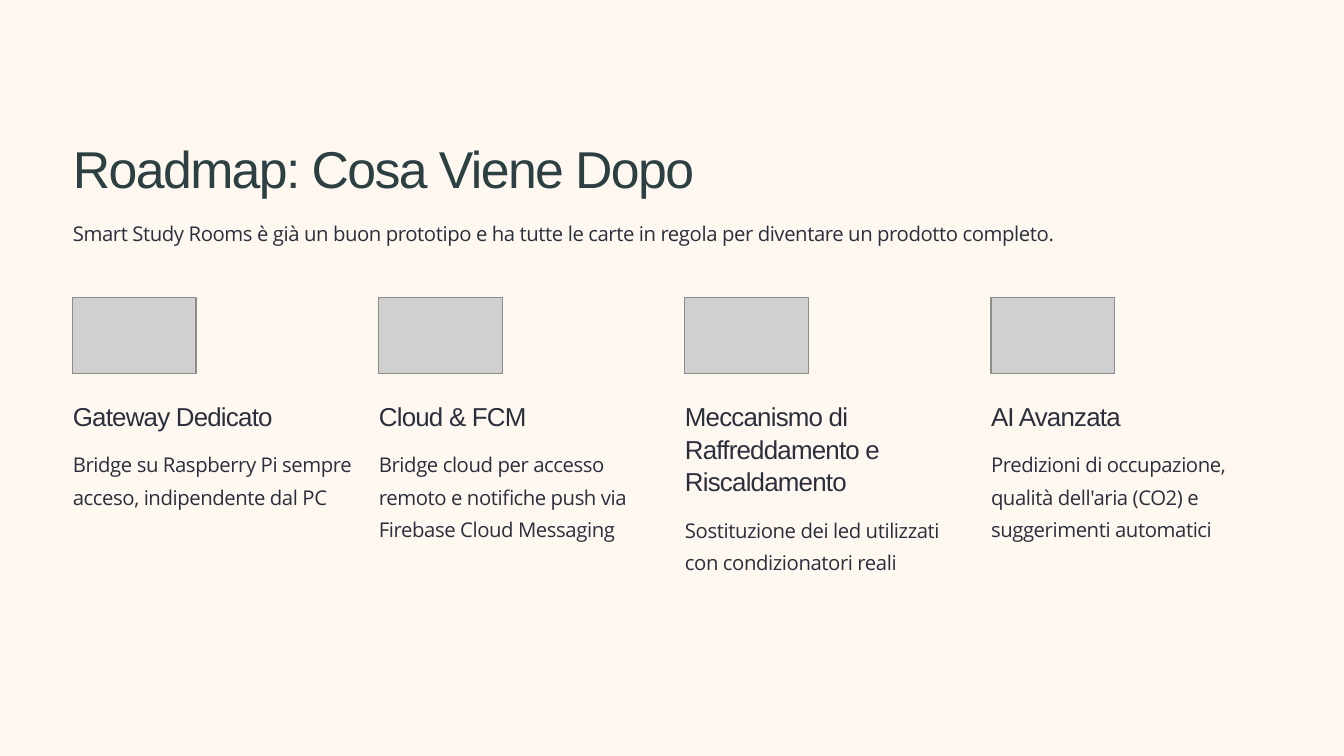
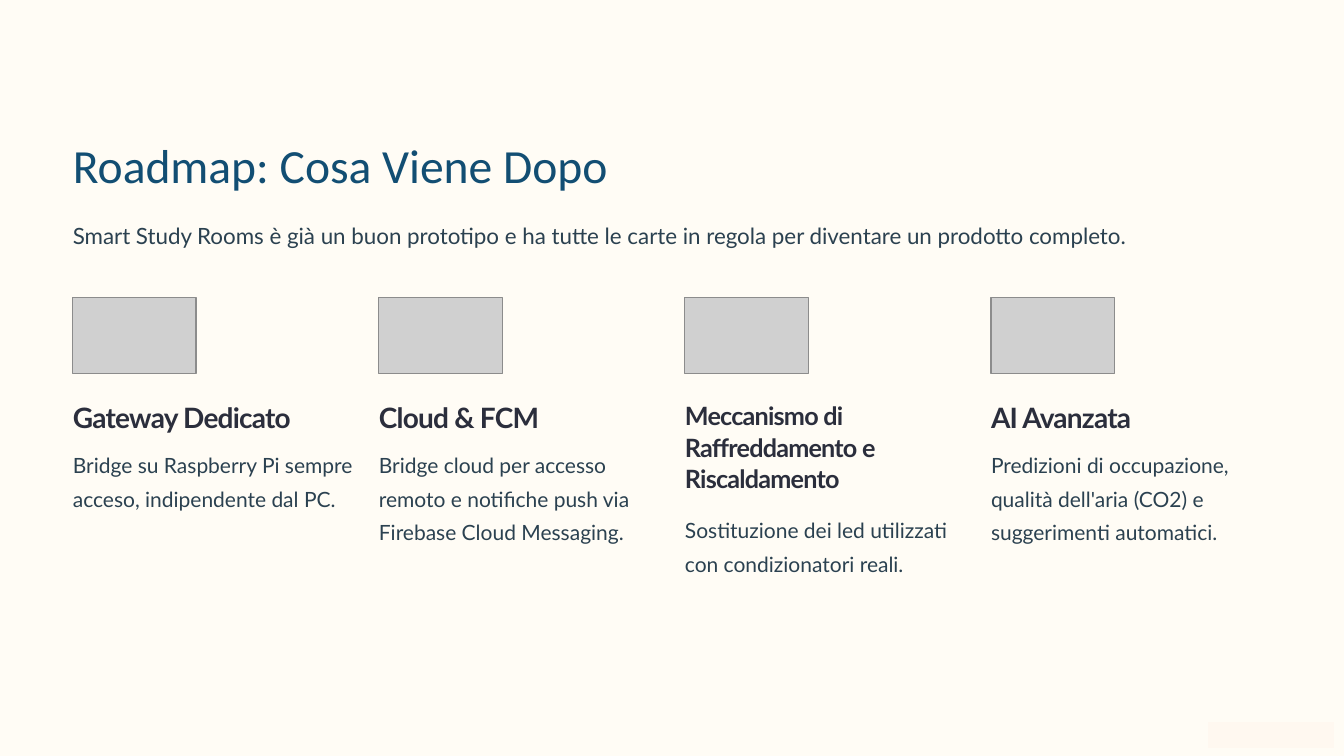
Before and after one commit to leolevro00/Smart-Study-Rooms, a slide deck: slide 8 of presentation/Smart-Study-Rooms.pptx (slide 5 before the commit). Drawn at 1344x756 pixels with LibreOffice and Linux fonts; fonts in the diff are those of the drawing; grey boxes stand for pictures; background and template pictures are left out. Boxes give left, top, right and bottom in pixels: in the first picture for what was removed or moved away, otherwise in the second. Text is boxed around its words. In the diff, an @@ line names an element or a change of style, - is before the commit and + after.

```diff
--- a/presentation/Smart-Study-Rooms.pptx
+++ b/presentation/Smart-Study-Rooms.pptx
@@ background #FFFFFF to #000000 @@
@@ rectangle at (0,0,1344,756): fill #FFF8F0 to #FFFCF5 @@
@@ text "Roadmap: Cosa Viene Dopo" at (73,150,607,191): size 37 to 34 pt, font Arial to Calibri, text colour #2C3F42 to #124E73, letter spacing -1.1 to 0 pt @@
@@ text "Smart Study Rooms è già ..." at (73,227,1126,248): size 14.5 to 16 pt, font Open Sans to Lato, text colour #2B2E3C to #2B4150, letter spacing -0.3 to 0 pt @@
@@ text "Meccanismo di Raffreddamento e Riscaldamento" at (685,406,875,488): size 18.5 to 18 pt, font Arial to Lato, bold on @@
@@ size 18.5 to 20 pt, font Arial to Lato, bold on in 3 elements at (73,407,291,433), (379,407,539,429), (991,407,1131,429) @@
@@ text at (73,457,352,511): text changed; size 14.5 to 15 pt; font Open Sans to Lato; text colour #2B2E3C to #2B4150 @@
-Bridge su Raspberry Pi sempre acceso, indipendente dal PC
+Bridge su Raspberry Pi sempre acceso, indipendente dal PC.
@@ text at (379,457,629,544): text changed; size 14.5 to 15 pt; font Open Sans to Lato; text colour #2B2E3C to #2B4150 @@
-Bridge cloud per accesso remoto e notifiche push via Firebase Cloud Messaging
+Bridge cloud per accesso remoto e notifiche push via Firebase Cloud Messaging.
@@ text at (991,457,1229,511): text changed; size 14.5 to 15 pt; font Open Sans to Lato; text colour #2B2E3C to #2B4150 @@
-Predizioni di occupazione, qualità dell'aria (CO2) e suggerimenti automatici
+Predizioni di occupazione, qualità dell'aria (CO2) e suggerimenti automatici.
@@ text at (685,522,947,572): text changed; size 14.5 to 15 pt; font Open Sans to Lato; text colour #2B2E3C to #2B4150 @@
-Sostituzione dei led utilizzati con condizionatori reali
+Sostituzione dei led utilizzati con condizionatori reali.
```
Also in this commit, not shown: 4 other slides changed, 8 slides added, 4 slides removed.
